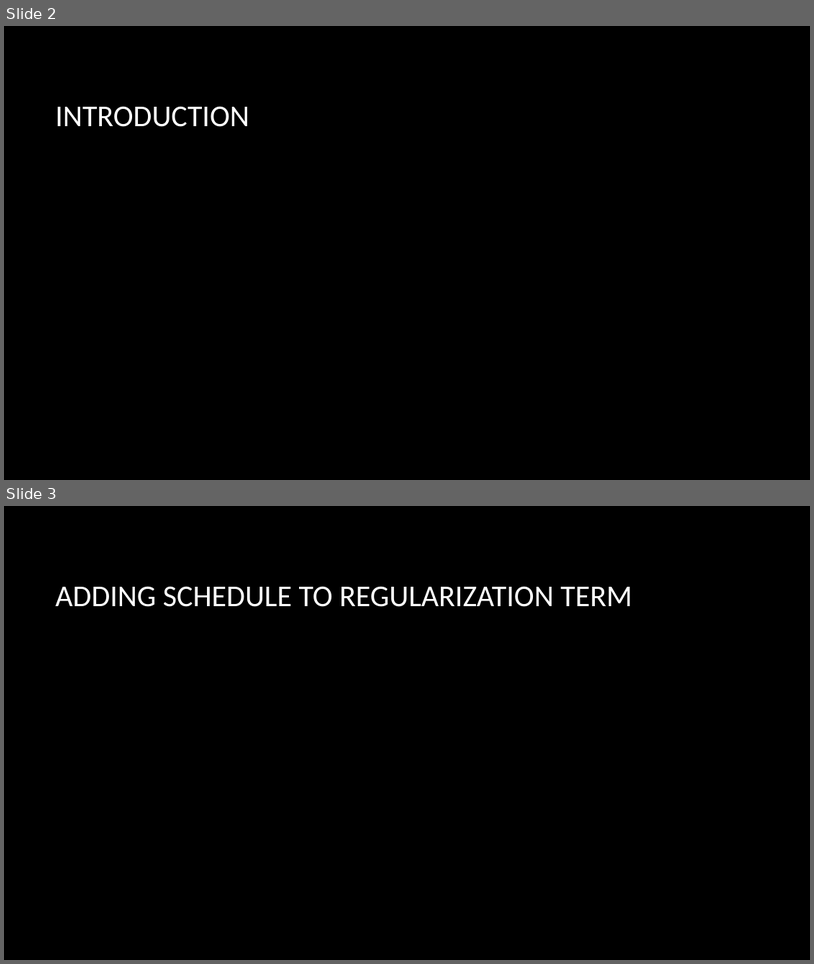
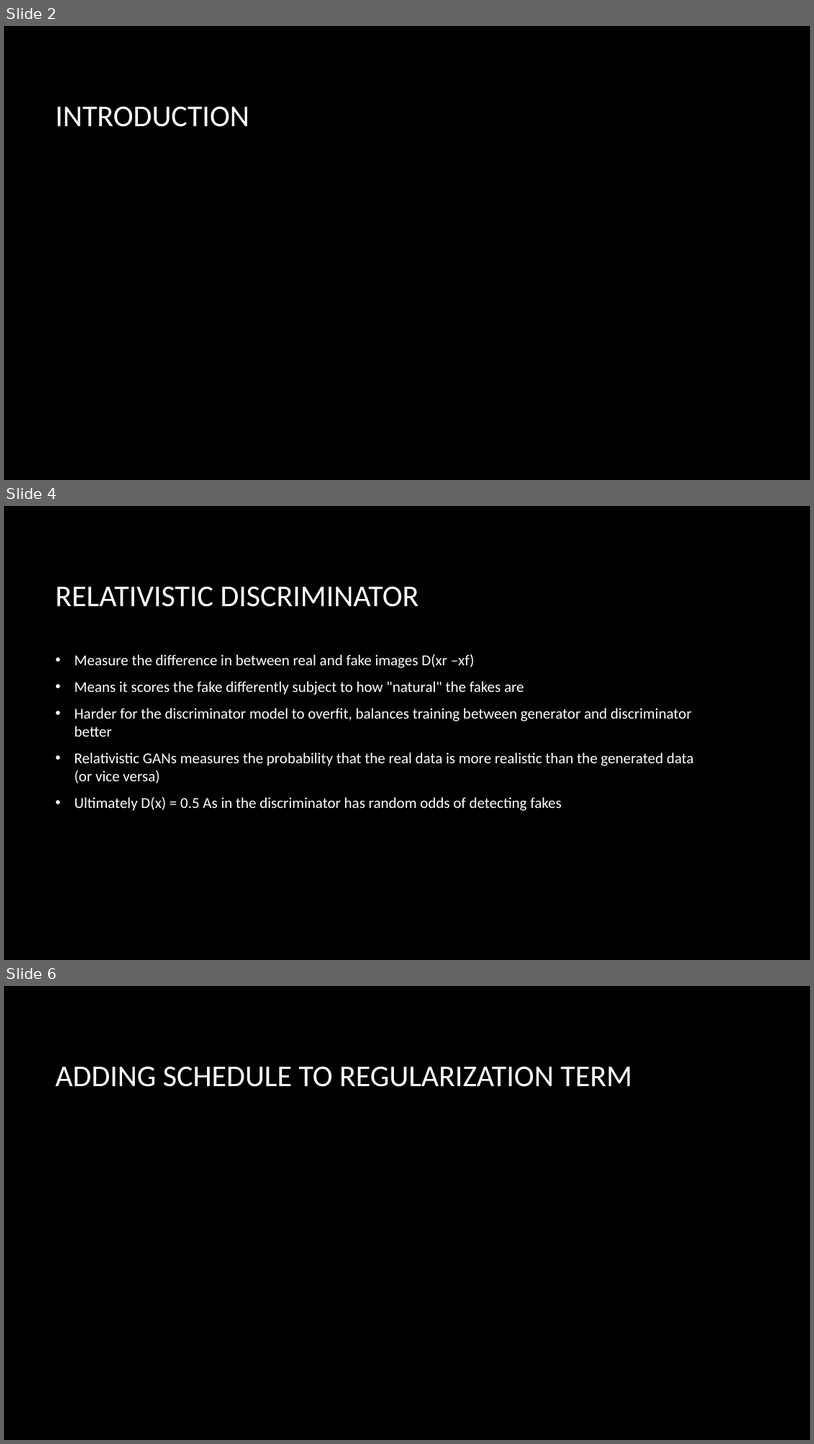
Before and after one commit to charlesabouhaidar/COMP473-Project, a slide deck: CycleGAN_simple/report_resources/COMP473_Project.pptx. Shown one above the other, each under a label of ours: slides 2 and 3 before the commit, slides 2, 4 and 6 after it; the slides between them are not shown. The pictures are 814x964 and 814x1444 pixels, drawn with LibreOffice and Linux fonts; fonts in the diff are those of the drawing; grey boxes stand for pictures; background and template pictures are left out. Boxes give left, top, right and bottom in pixels: in the first picture for what was removed or moved away, otherwise in the second. Text is boxed around its words. In the diff, an @@ line names an element or a change of style, - is before the commit and + after.

Commit message:
Added discriminator part to ppoint

```diff
--- a/CycleGAN_simple/report_resources/COMP473_Project.pptx
+++ b/CycleGAN_simple/report_resources/COMP473_Project.pptx
@@ slide 4 added at [4,506,810,960], background picture (left out) @@
@@ title added at [55,586,419,607], 36 pt, text #FFFFFF @@
+RELATIVISTIC DISCRIMINATOR
@@ text added at [75,654,694,811], 18 pt, text #FFFFFF @@
+• Measure the difference in between real and fake images D(xr –xf)
+• Means it scores the fake differently subject to how "natural" the fakes are
+• Harder for the discriminator model to overfit, balances training between generator and discriminator better
+• Relativistic GANs measures the probability that the real data is more realistic than the generated data (or vice versa)
+• Ultimately D(x) = 0.5 As in the discriminator has random odds of detecting fakes
@@ what was slide 3 is now slide 6 @@
```
Also in this commit, not shown: 2 other slides added.
